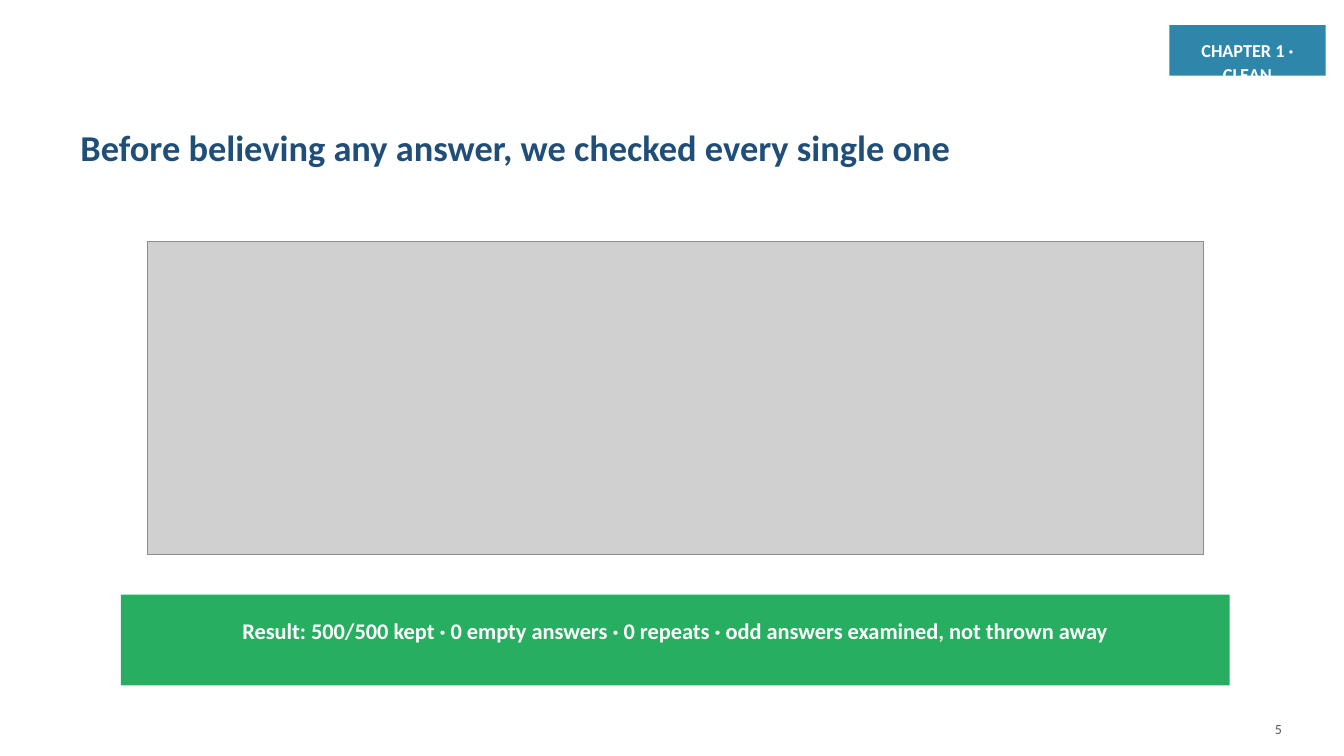
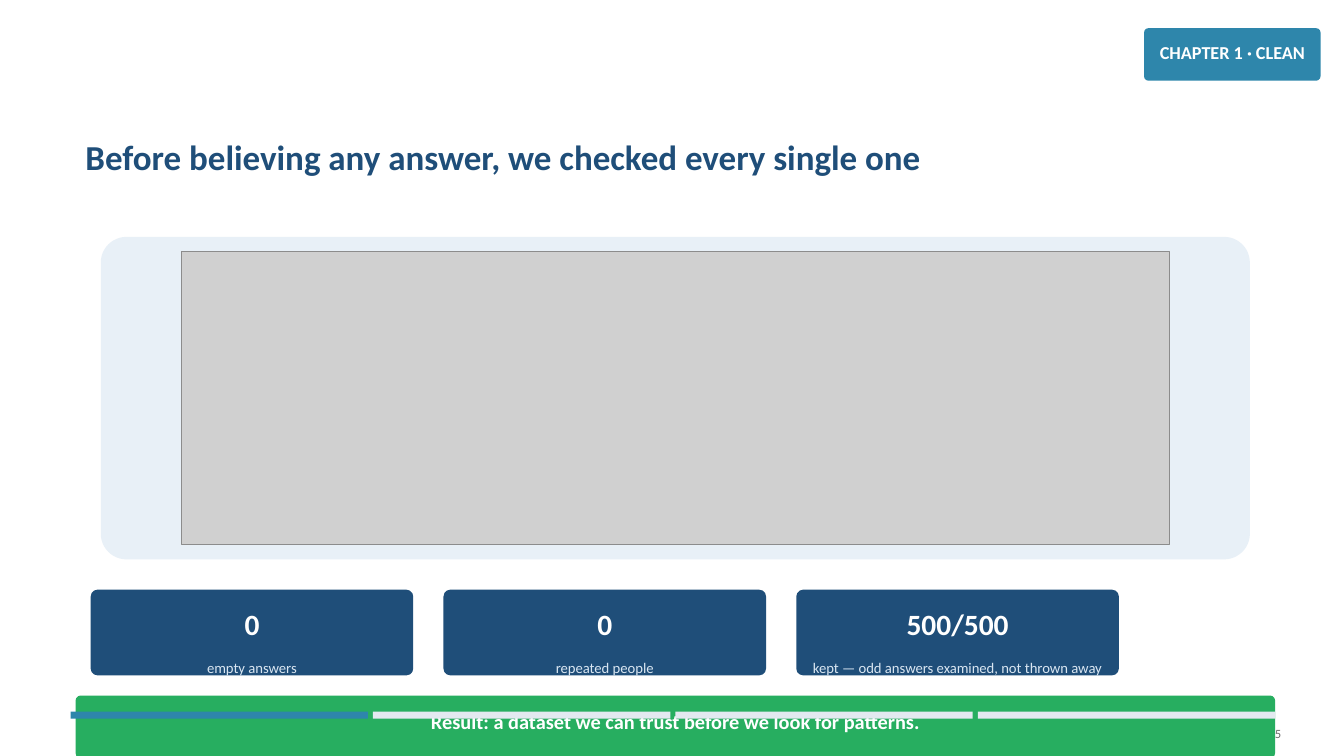
Before and after one commit to jaismine19/social-media-stress-analysis, a slide deck: slide 5 of presentation/Social_Media_Stress_Presentation.pptx. Drawn at 1344x756 pixels with LibreOffice and Linux fonts; fonts in the diff are those of the drawing; grey boxes stand for pictures. Boxes give left, top, right and bottom in pixels: in the first picture for what was removed or moved away, otherwise in the second. Text is boxed around its words. In the diff, an @@ line names an element or a change of style, - is before the commit and + after.

```diff
--- a/presentation/Social_Media_Stress_Presentation.pptx
+++ b/presentation/Social_Media_Stress_Presentation.pptx
@@ rounded rectangle: place and size @@
-rounded rectangle at [1170, 25, 1326, 76]
+rounded rectangle at [1144, 28, 1321, 81]
@@ rounded rectangle at [1144, 28, 1321, 81]: rectangle to rounded rectangle @@
@@ text "CHAPTER 1 · CLEAN" rewrapped from [1201, 45, 1284, 76] to [1160, 47, 1305, 59] @@
@@ text "Before believing any answer, we ...": place and size @@
-text "Before believing any answer, we ..." at [80, 135, 950, 167]
+text "Before believing any answer, we ..." at [85, 145, 920, 176]
@@ text "Before believing any answer, we ..." at [85, 145, 920, 176]: size 26 to 25 pt @@
@@ rounded rectangle added at [101, 237, 1250, 560], fill #E8F0F7 @@
@@ picture: place and size @@
-picture at [147, 242, 1203, 555]
+picture at [181, 252, 1170, 544]
@@ rounded rectangle added at [91, 590, 413, 676], fill #1F4E79 @@
@@ rectangle removed at [121, 595, 1230, 686] @@
@@ rounded rectangle added at [444, 590, 766, 676], fill #1F4E79 @@
@@ rounded rectangle added at [797, 590, 1119, 676], fill #1F4E79 @@
@@ text added at [245, 615, 260, 635], 21 pt, text #FFFFFF, bold @@
+0
@@ text added at [597, 615, 612, 635], 21 pt, text #FFFFFF, bold @@
+0
@@ text added at [907, 614, 1009, 637], 21 pt, text #FFFFFF, bold @@
+500/500
@@ text added at [207, 664, 296, 678], 10.5 pt, text #D9E6F2 @@
+empty answers
@@ text added at [556, 663, 654, 678], 10.5 pt, text #D9E6F2 @@
+repeated people
@@ text at [813, 663, 1102, 678]: text changed; size 16 to 10.5 pt; text colour #FFFFFF to #D9E6F2; bold off @@
-Result: 500/500 kept · 0 empty answers · 0 repeats · odd answers examined, not thrown away
+kept — odd answers examined, not thrown away
@@ rectangle added at [71, 712, 368, 719], fill #2E86AB @@
@@ rounded rectangle added at [76, 696, 1275, 756], fill #27AE60 @@
@@ rectangle added at [373, 712, 670, 719], fill #E3E9F0 @@
@@ text added at [431, 712, 920, 735], 14.5 pt, text #FFFFFF, bold @@
+Result: a dataset we can trust before we look for patterns.
@@ rectangle added at [676, 712, 973, 719], fill #E3E9F0 @@
@@ rectangle added at [978, 712, 1275, 719], fill #E3E9F0 @@
@@ text "5" at [1275, 730, 1281, 738]: size 10 to 9 pt, text colour #595959 to #6B6B6B @@
```
Also in this commit, not shown: 15 other slides changed.
